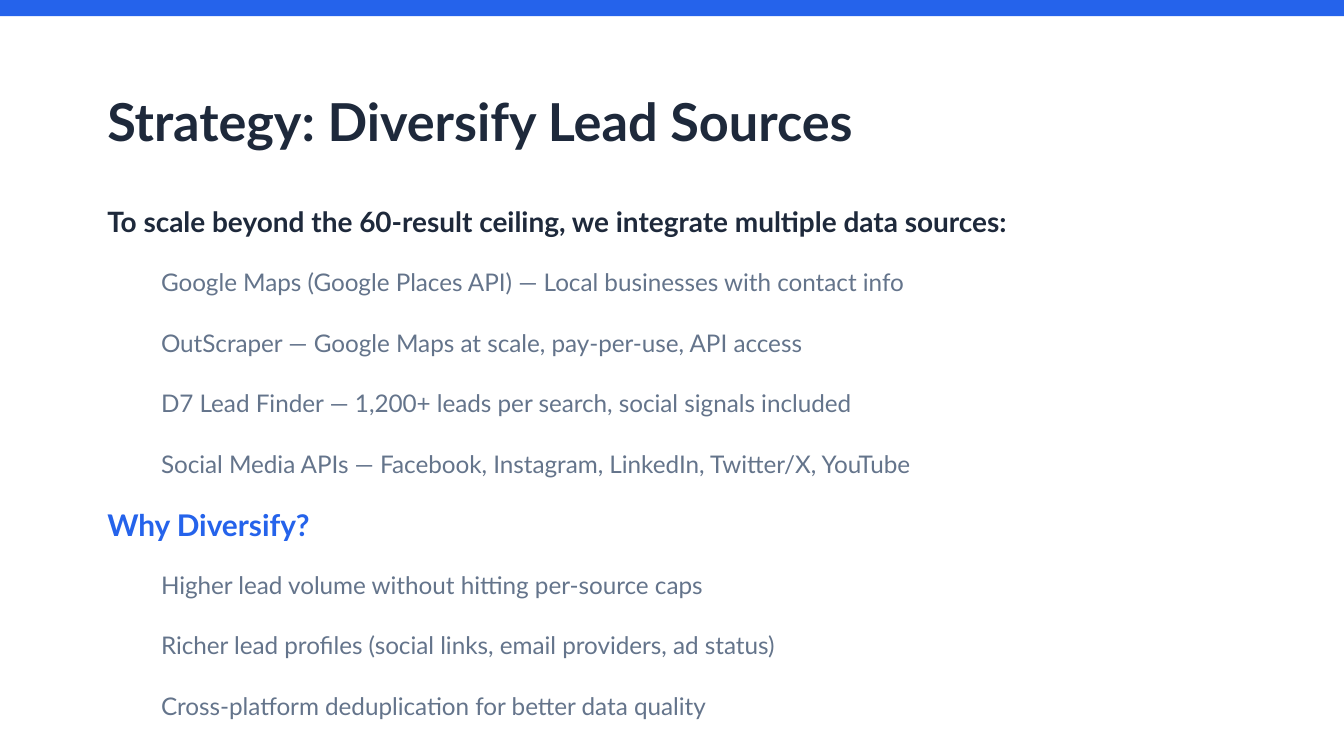
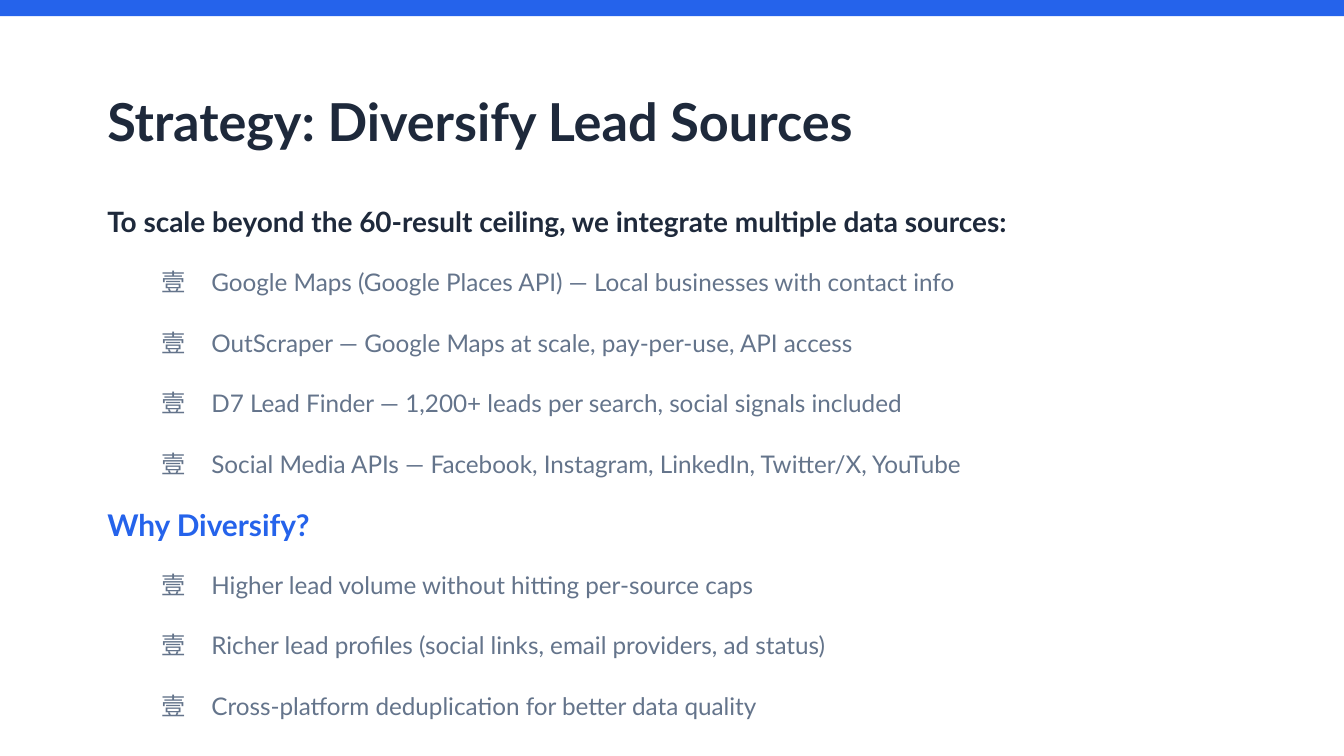
Before and after one commit to gaukaichuan/Lead-generator-, a slide deck: slide 3 of Sales_Lead_Generator_Proposal.pptx. Drawn at 1344x756 pixels with LibreOffice and Linux fonts; fonts in the diff are those of the drawing. Boxes give left, top, right and bottom in pixels: in the first picture for what was removed or moved away, otherwise in the second. Text is boxed around its words. In the diff, an @@ line names an element or a change of style, - is before the commit and + after.

```diff
--- a/Sales_Lead_Generator_Proposal.pptx
+++ b/Sales_Lead_Generator_Proposal.pptx
@@ bullet circle to ea1ChsPlain in 7 elements at box(211, 272, 954, 296), box(211, 334, 853, 357), box(211, 394, 902, 417), box(211, 455, 961, 478), box(211, 576, 753, 599), box(211, 635, 825, 658), box(211, 697, 757, 719) @@
```
Also in this commit, not shown: 8 other slides changed, 2 other files.
